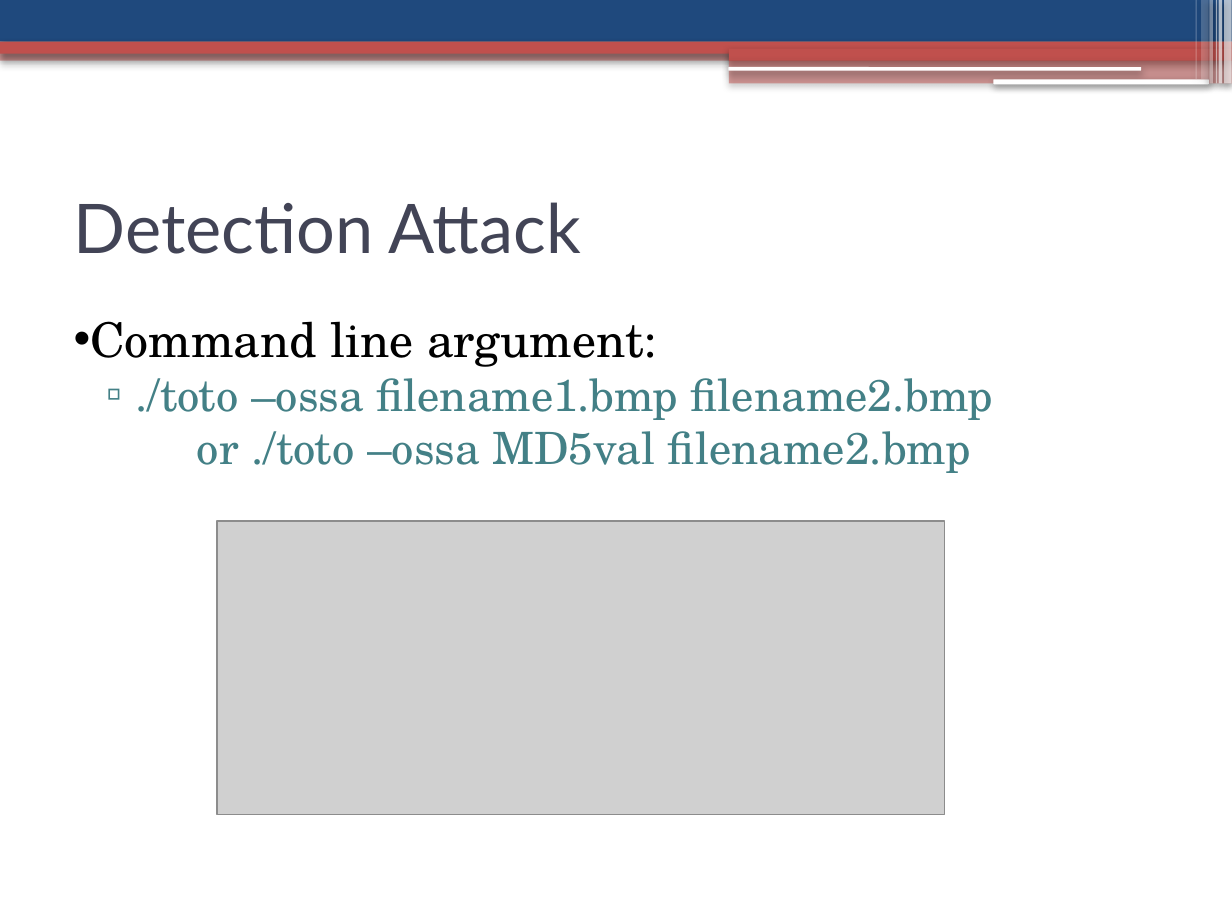
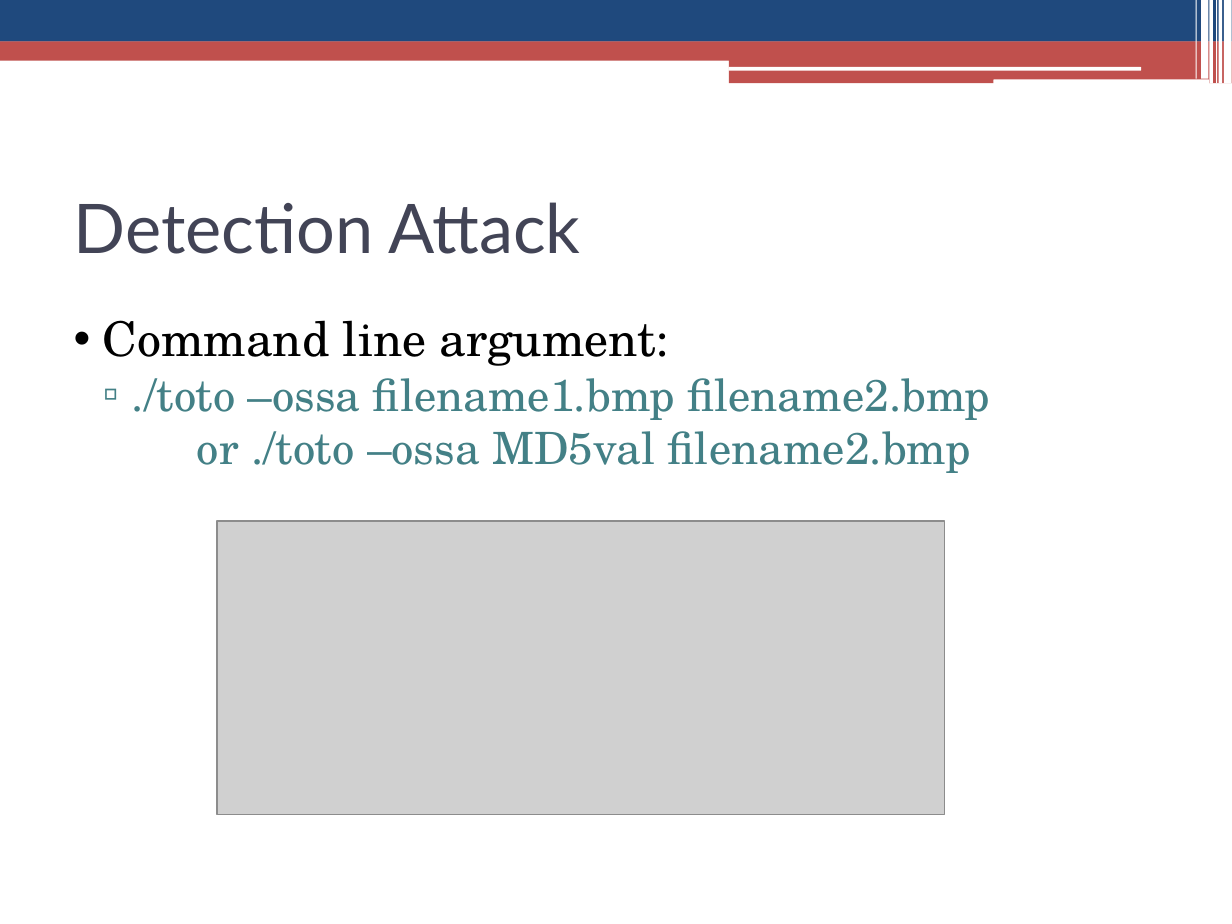
Before and after one commit to jaideng123/Cryptosystems, a slide deck: slide 5 of FinalPresentation.pptx. Drawn at 1232x924 pixels with LibreOffice and Linux fonts; fonts in the diff are those of the drawing; grey boxes stand for pictures. Boxes give left, top, right and bottom in pixels: in the first picture for what was removed or moved away, otherwise in the second. Text is boxed around its words. In the diff, an @@ line names an element or a change of style, - is before the commit and + after.

```diff
--- a/FinalPresentation.pptx
+++ b/FinalPresentation.pptx
@@ rectangle at (x1=1195, y1=0, x2=1196, y2=79): fill #FFFFFF at 31% opacity to #FFFFFF; shadow off @@
@@ rectangle at (x1=1201, y1=0, x2=1209, y2=79): fill #FFFFFF at 20% opacity to #FFFFFF; shadow off @@
@@ rectangle at (x1=1210, y1=0, x2=1214, y2=84): fill #FFFFFF at 40% opacity to #FFFFFF; shadow off @@
@@ rectangle at (x1=1216, y1=0, x2=1217, y2=84): fill #FFFFFF at 60% opacity to #FFFFFF; shadow off @@
@@ rectangle at (x1=1218, y1=0, x2=1222, y2=84): fill #FFFFFF at 66% opacity to #FFFFFF; shadow off @@
@@ rectangle at (x1=1225, y1=0, x2=1232, y2=84): fill #FFFFFF at 66% opacity to #FFFFFF; shadow off @@
@@ rectangle at (x1=0, y1=49, x2=1232, y2=60): fill #C0504D at 50% opacity to #C0504D; shadow off @@
@@ rectangle at (x1=729, y1=59, x2=1232, y2=84): fill #C0504D at 50% opacity to #C0504D; shadow off @@
@@ shadow off in 5 elements at (x1=0, y1=0, x2=1232, y2=42), (x1=0, y1=42, x2=1232, y2=54), (x1=729, y1=48, x2=1232, y2=60), (x1=728, y1=67, x2=1141, y2=70), (x1=993, y1=79, x2=1209, y2=84) @@
@@ text at (x1=132, y1=378, x2=990, y2=420): indent changed @@
```
Also in this commit, not shown: 24 other slides changed, 1 slide added, 1 slide removed, 1 other file.
